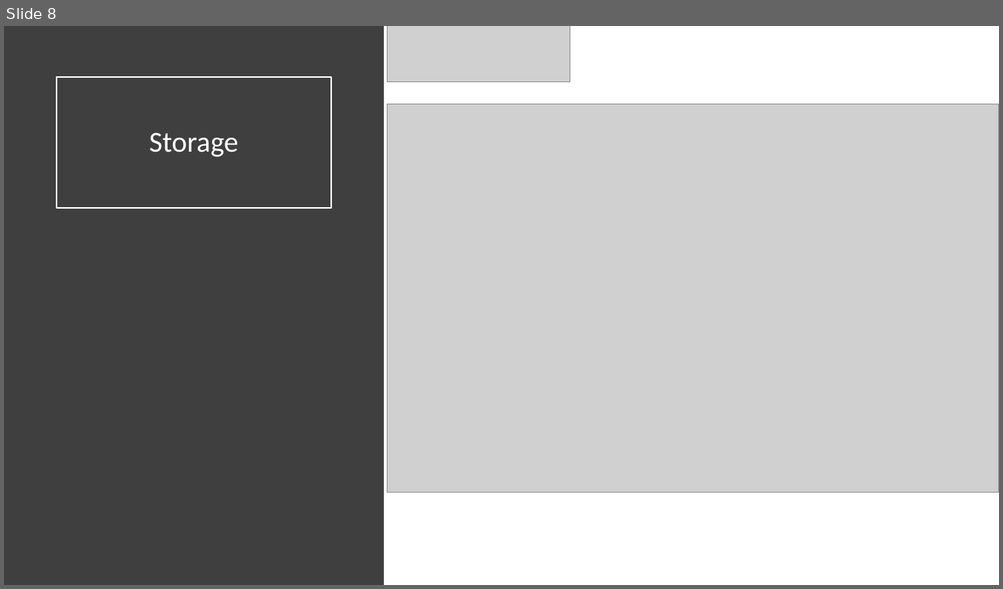
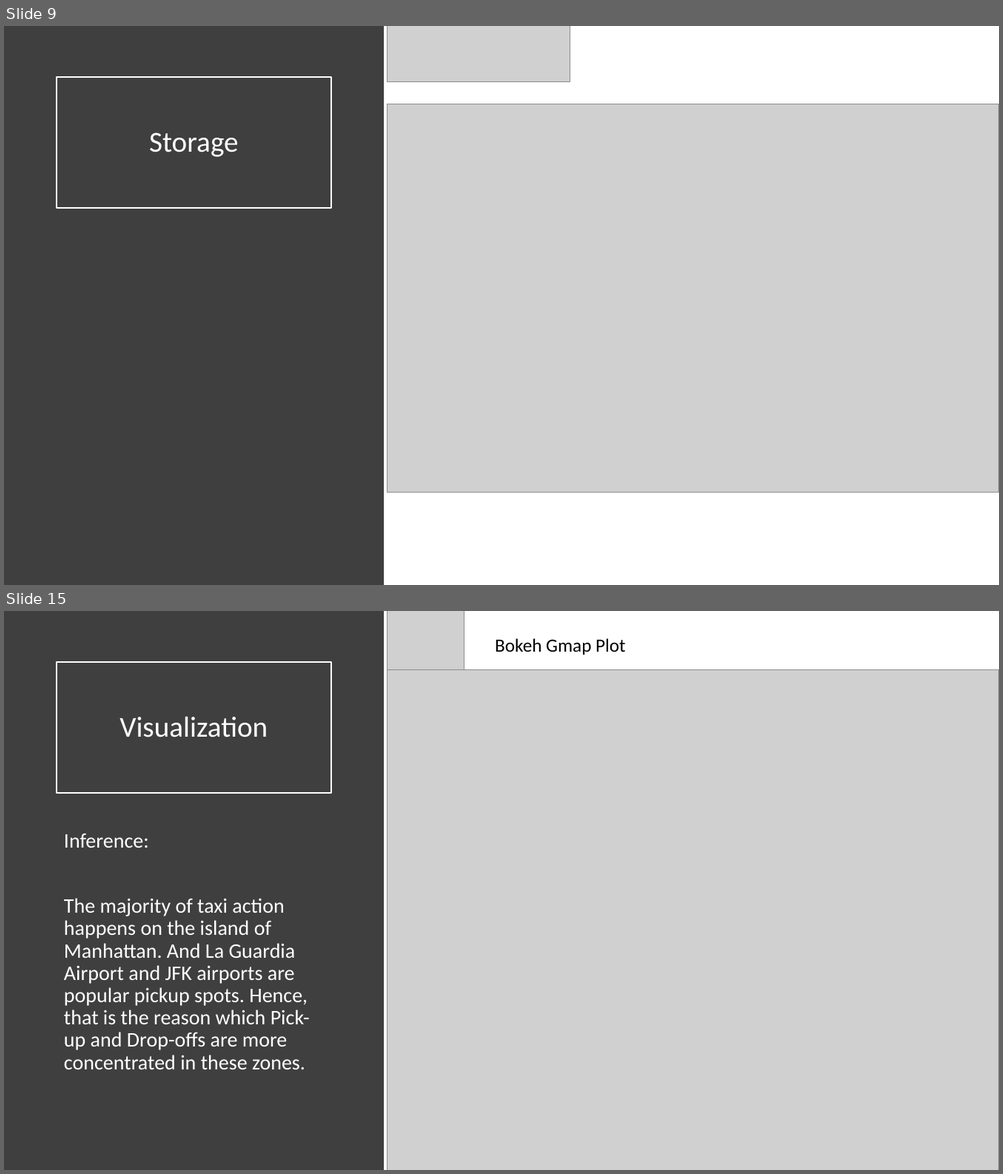
Before and after one commit to chinmoysarangi/Data-Engineering, a slide deck: Presentation.pptx. Shown one above the other, each under a label of ours: slide 8 before the commit, slides 9 and 15 after it; the slides between them are not shown. The pictures are 1003x589 and 1003x1174 pixels, drawn with LibreOffice and Linux fonts; fonts in the diff are those of the drawing; grey boxes stand for pictures. Boxes give left, top, right and bottom in pixels: in the first picture for what was removed or moved away, otherwise in the second. Text is boxed around its words. In the diff, an @@ line names an element or a change of style, - is before the commit and + after.

```diff
--- a/Presentation.pptx
+++ b/Presentation.pptx
@@ slide 15 added at bbox=[4, 611, 999, 1170], background #FFFFFF @@
@@ rectangle added at bbox=[4, 611, 384, 1170], fill #3F3F3F @@
@@ picture added at bbox=[387, 611, 464, 683] @@
@@ text added at bbox=[495, 638, 625, 655], 18 pt, text #000000 @@
+Bokeh Gmap Plot
@@ title added at bbox=[57, 662, 331, 793], outline #FFFFFF 1.5 pt, 28 pt, text #FFFFFF @@
+Visualization
@@ picture added at bbox=[387, 670, 999, 1170] @@
@@ text added at bbox=[64, 834, 310, 1070], 20 pt, text #FFFFFF @@
+Inference:
+The majority of taxi action happens on the island of Manhattan. And La Guardia Airport and JFK airports are popular pickup spots. Hence, that is the reason which Pick-up and Drop-offs are more concentrated in these zones.
@@ what was slide 8 is now slide 9 @@
```
Also in this commit, not shown: 1 slide changed, 8 other slides added, 1 slide removed.
